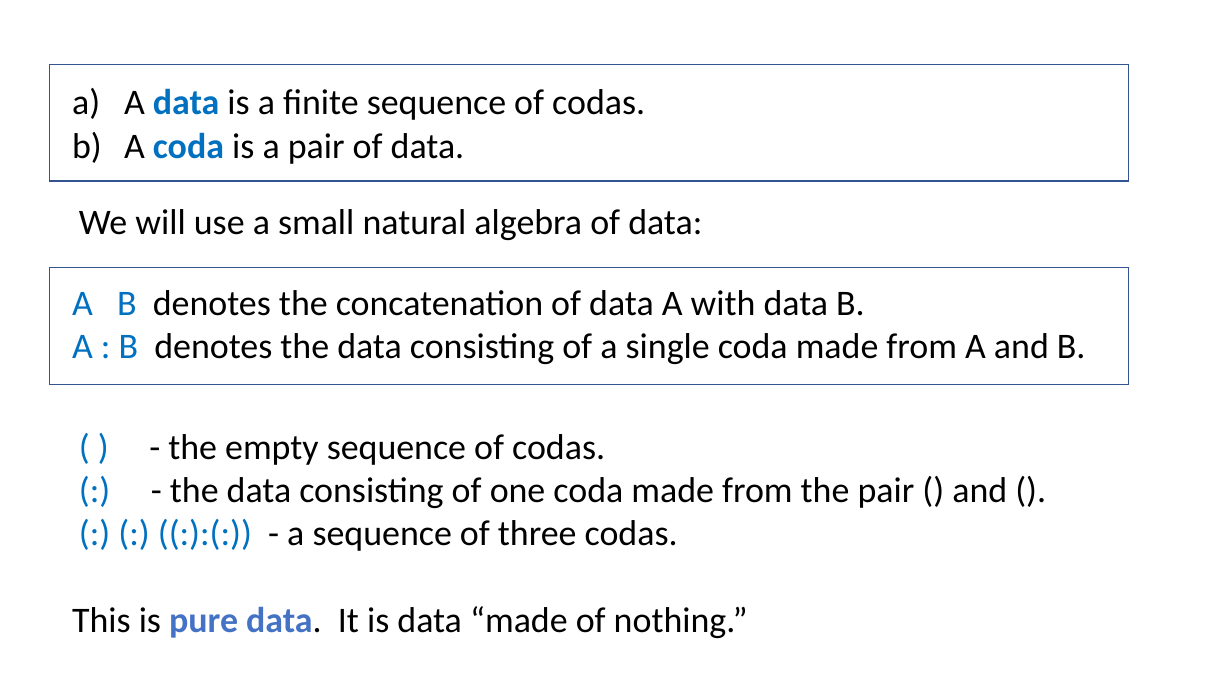
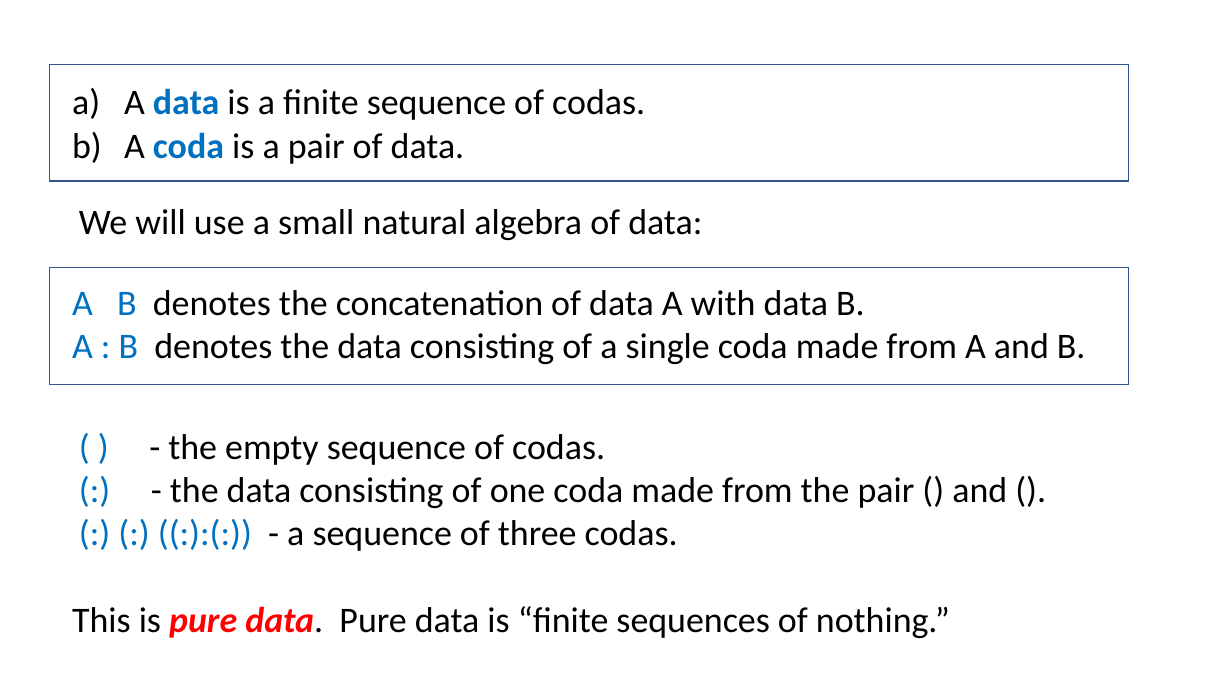
Before and after one commit to Saul-Youssef/coda, a slide deck: slide 6 of doc/talk/coda.pptx (slide 2 before the commit). Drawn at 1232x693 pixels with LibreOffice and Linux fonts; fonts in the diff are those of the drawing. Boxes give left, top, right and bottom in pixels: in the first picture for what was removed or moved away, otherwise in the second. Text is boxed around its words. In the diff, an @@ line names an element or a change of style, - is before the commit and + after.

```diff
--- a/doc/talk/coda.pptx
+++ b/doc/talk/coda.pptx
@@ text at (72, 606, 950, 638): text changed @@
-This is pure data. It is data “made of nothing.”
+This is pure data. Pure data is “finite sequences of nothing.”
```
Also in this commit, not shown: 12 other slides changed, 20 slides added, 3 slides removed, 11 other files.
